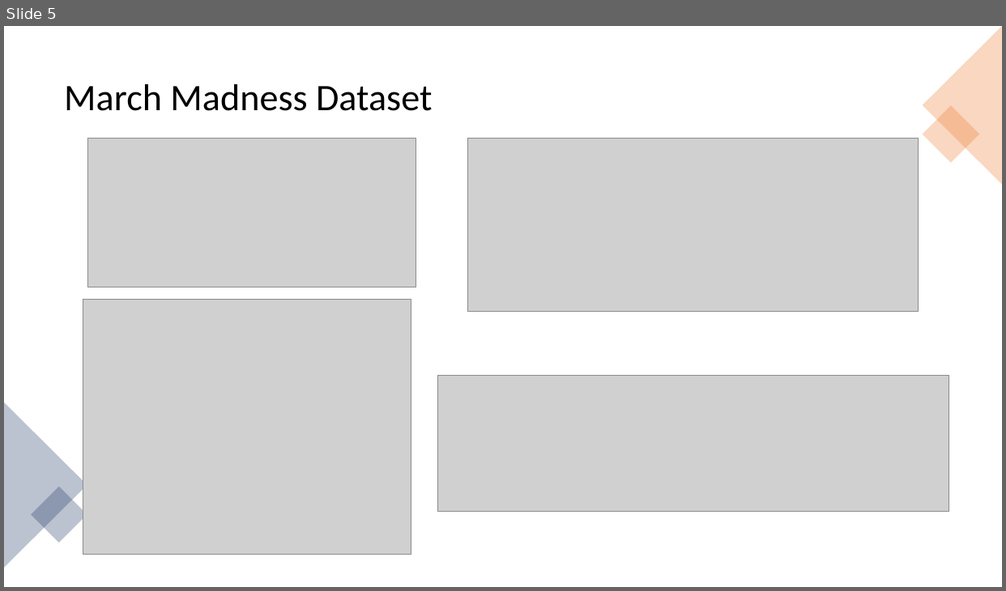
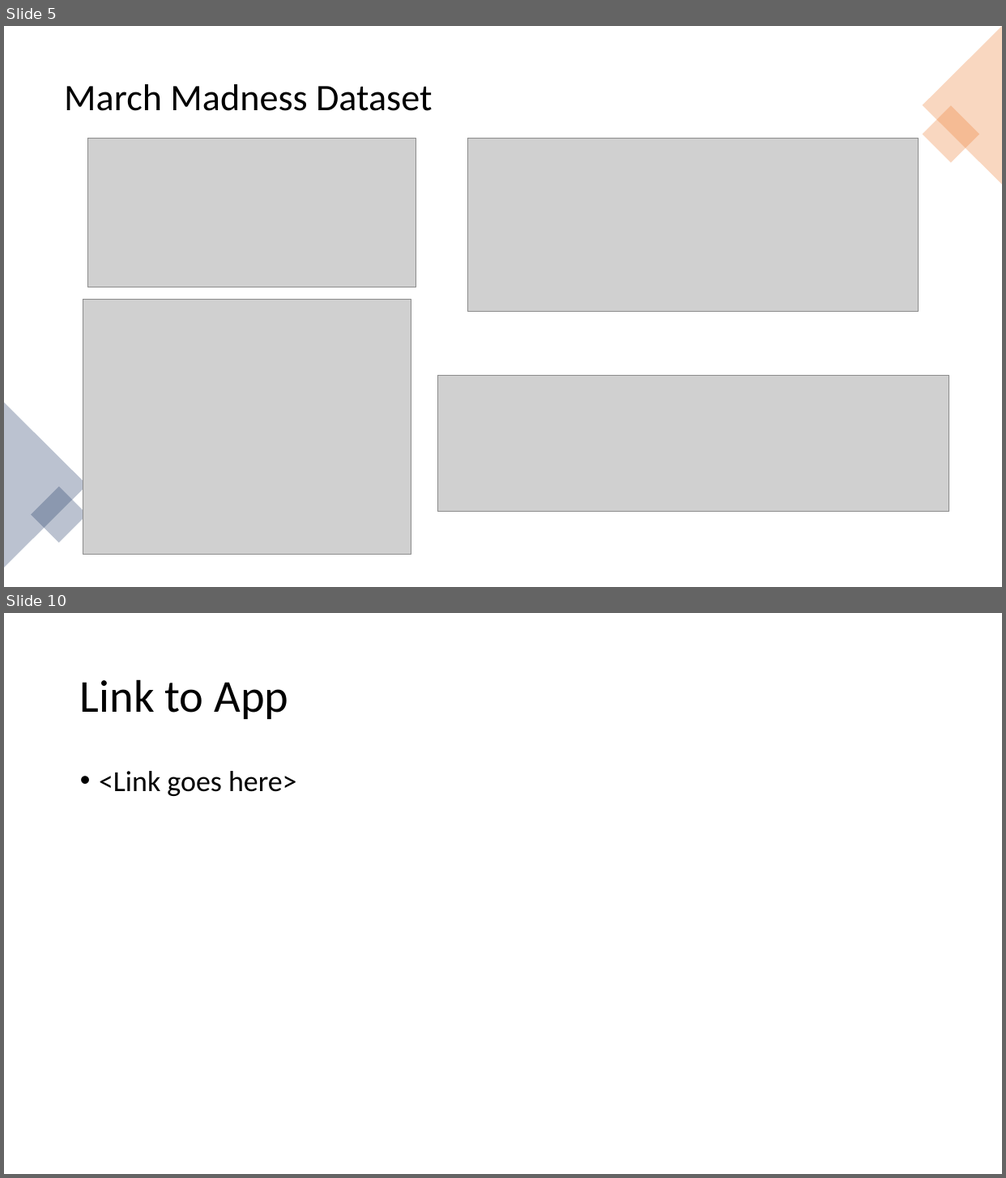
Before and after one commit to kriswasemiller/MM_NCAA_Capstone, a slide deck: Brett_branch/Madness_Power_Point.pptx. Shown one above the other, each under a label of ours: slide 5 before the commit, slides 5 and 10 after it; the slides between them are not shown. The pictures are 1006x591 and 1006x1178 pixels, drawn with LibreOffice and Linux fonts; fonts in the diff are those of the drawing; grey boxes stand for pictures. Boxes give left, top, right and bottom in pixels: in the first picture for what was removed or moved away, otherwise in the second. Text is boxed around its words. In the diff, an @@ line names an element or a change of style, - is before the commit and + after.

```diff
--- a/Brett_branch/Madness_Power_Point.pptx
+++ b/Brett_branch/Madness_Power_Point.pptx
@@ slide 10 added at [4,613,1002,1174], background #FFFFFF @@
@@ title added at [80,679,288,719], 44 pt, text #000000 @@
+Link to App
@@ text added at [99,771,296,796], 28 pt, text #000000 @@
+• <Link goes here>
```
Also in this commit, not shown: 4 slides changed, 6 other slides added, 3 slides removed.
